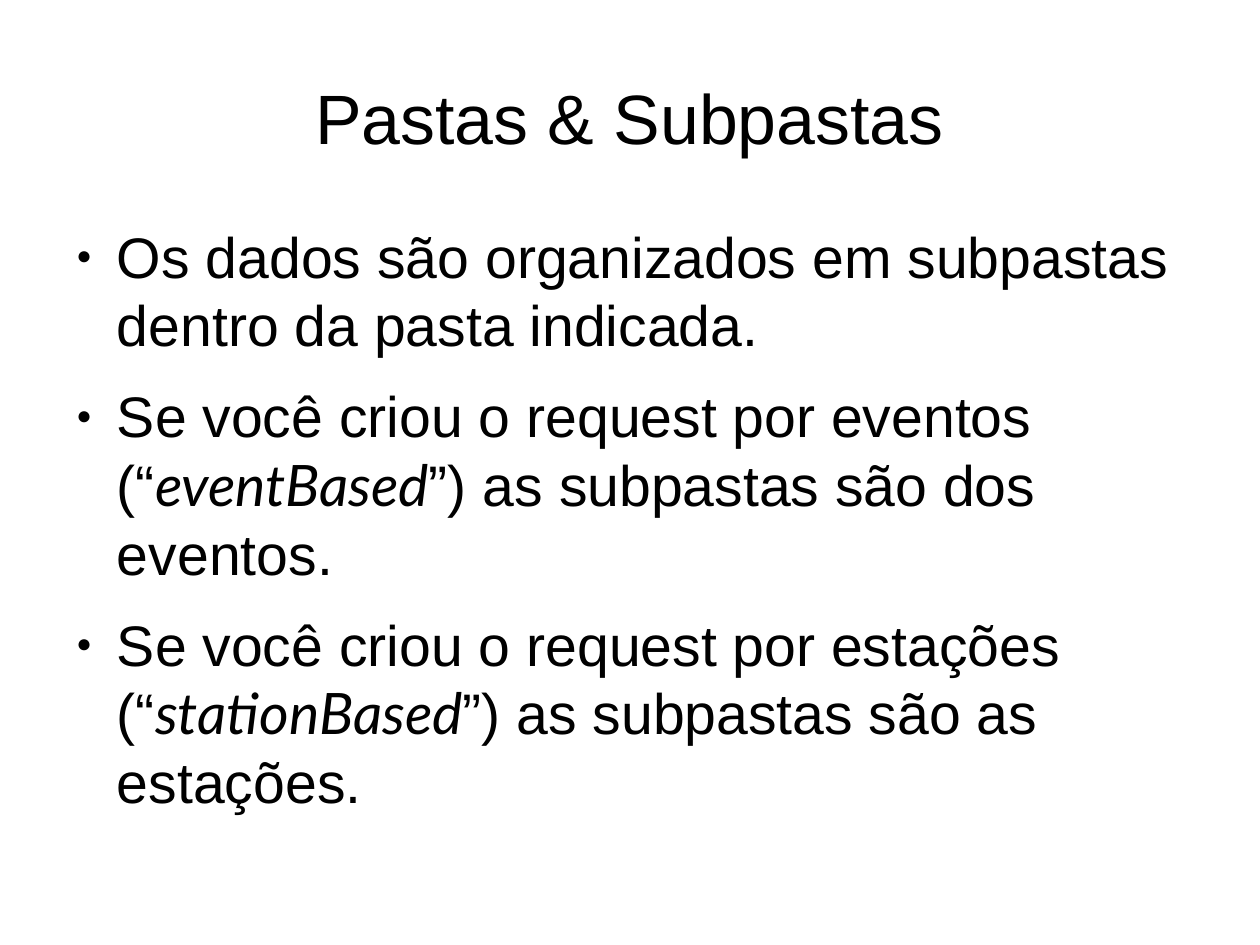
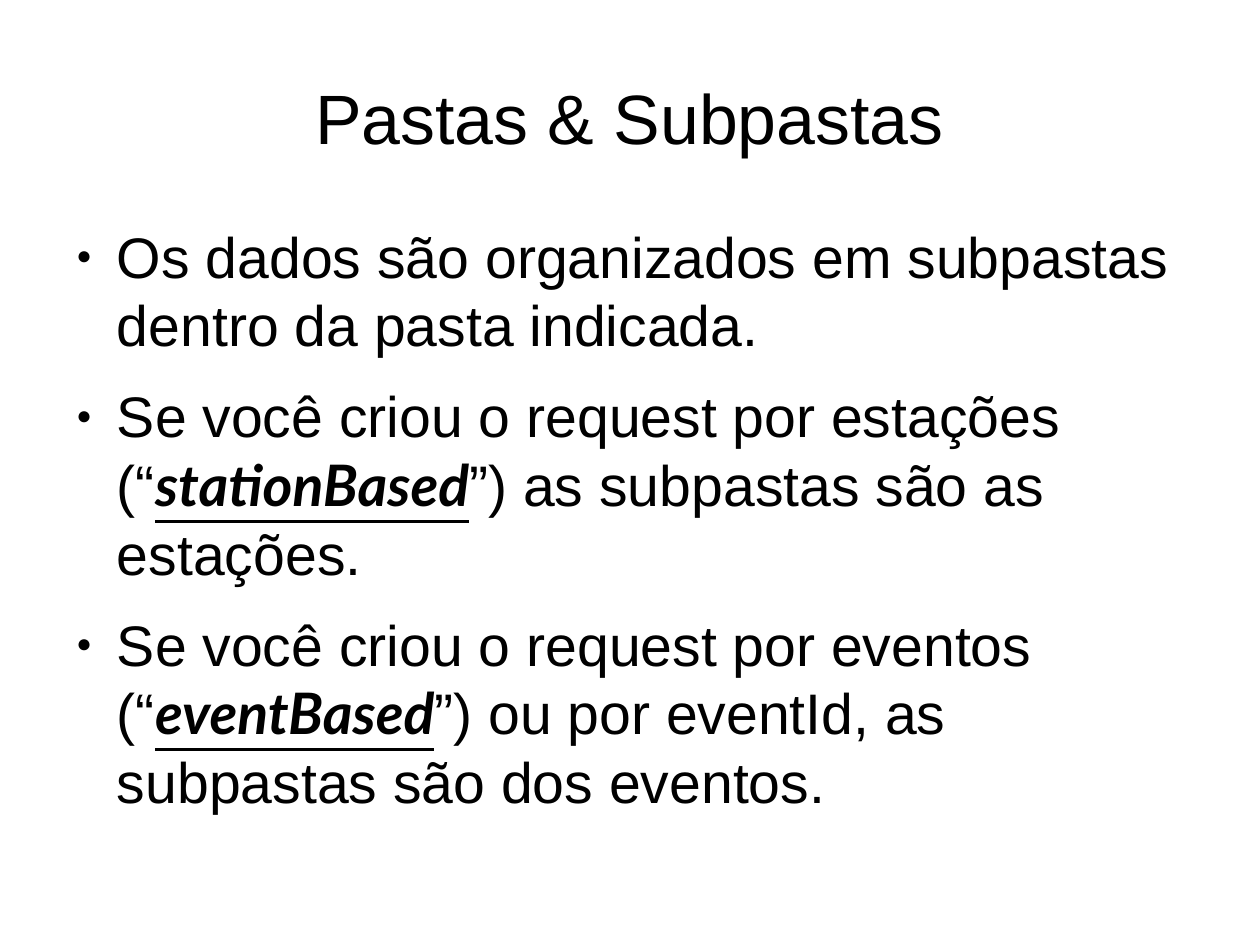
Before and after one commit to marcelobianchi/fetchtool, a slide deck: slide 29 of doc/fetchtool-intro.odp (slide 25 before the commit). Drawn at 1260x945 pixels with LibreOffice and Linux fonts; fonts in the diff are those of the drawing. Boxes give left, top, right and bottom in pixels: in the first picture for what was removed or moved away, otherwise in the second. Text is boxed around its words. In the diff, an @@ line names an element or a change of style, - is before the commit and + after.

```diff
--- a/doc/fetchtool-intro.odp
+++ b/doc/fetchtool-intro.odp
@@ text at [117, 395, 1035, 576]: paragraph removed @@
-● Se você criou o request por eventos (“eventBased”) as subpastas são dos eventos.
@@ text at [117, 395, 1060, 585]: bold on, underline on in "(“stationBased”)" @@
@@ text at [117, 624, 1031, 814]: paragraph added @@
+● Se você criou o request por eventos (“eventBased”) ou por eventId, as subpastas são dos eventos.
```
Also in this commit, not shown: 18 other slides changed, 5 slides added, 1 slide removed.
